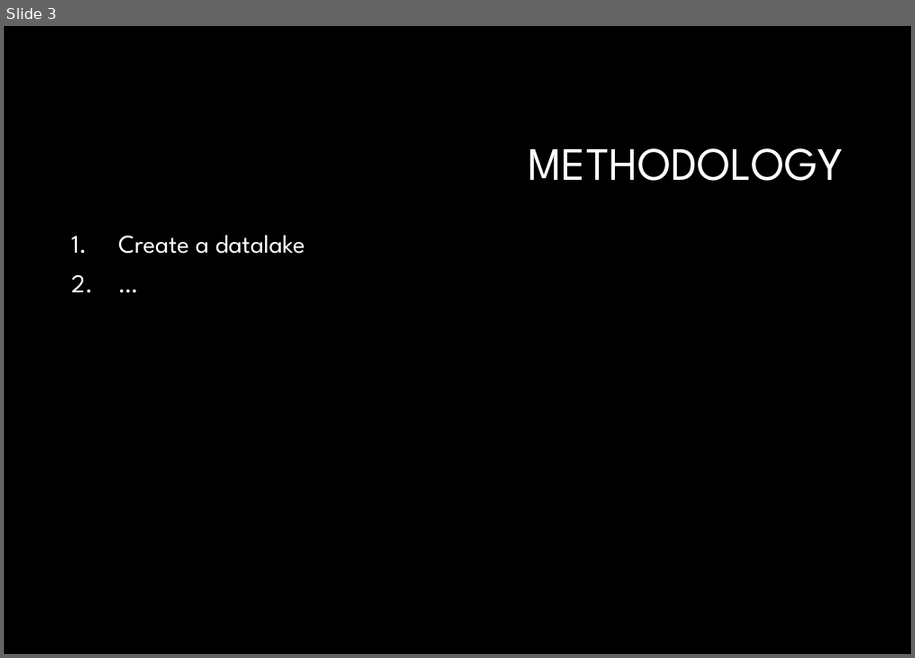
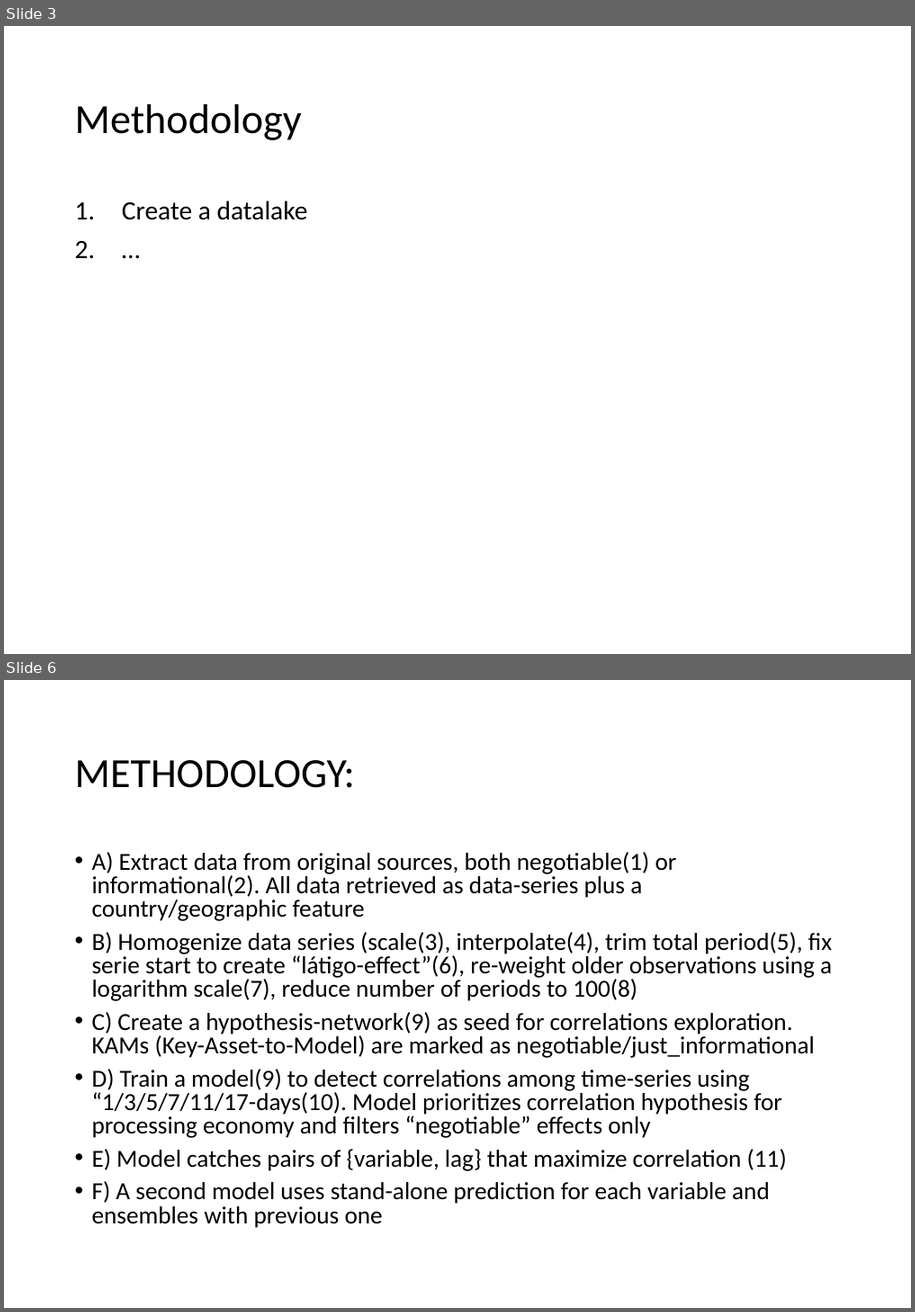
Before and after one commit to databellum-ai/climatrade, a slide deck: docs/climatrade.pptx. Shown one above the other, each under a label of ours: slide 3 before the commit, slides 3 and 6 after it; the slides between them are not shown. The pictures are 915x658 and 915x1312 pixels, drawn with LibreOffice and Linux fonts; fonts in the diff are those of the drawing; background and template pictures are left out. Boxes give left, top, right and bottom in pixels: in the first picture for what was removed or moved away, otherwise in the second. Text is boxed around its words. In the diff, an @@ line names an element or a change of style, - is before the commit and + after.

```diff
--- a/docs/climatrade.pptx
+++ b/docs/climatrade.pptx
@@ slide 6 added at <box>4,680,911,1308</box>, background #FFFFFF @@
@@ title added at <box>75,760,355,788</box>, 35.8 pt, text #000000 @@
+METHODOLOGY:
@@ text added at <box>92,852,832,1228</box>, 21 pt, text #000000 @@
+• A) Extract data from original sources, both negotiable(1) or informational(2). All data retrieved as data-series plus a country/geographic feature
+• B) Homogenize data series (scale(3), interpolate(4), trim total period(5), fix serie start to create “látigo-effect”(6), re-weight older observations using a logarithm scale(7), reduce number of periods to 100(8)
+• C) Create a hypothesis-network(9) as seed for correlations exploration. KAMs (Key-Asset-to-Model) are marked as negotiable/just_informational
+• D) Train a model(9) to detect correlations among time-series using “1/3/5/7/11/17-days(10). Model prioritizes correlation hypothesis for processing economy and filters “negotiable” effects only
+• E) Model catches pairs of {variable, lag} that maximize correlation (11)
+• F) A second model uses stand-alone prediction for each variable and ensembles with previous one
@@ slide 3 changed as well @@
@@ background #000000 to #FFFFFF @@
@@ title at <box>75,104,302,140</box>: text changed; size 40 to 35.8 pt; font League Spartan to Calibri; text colour #FFFFFF to #000000 @@
-METHODOLOGY
+Methodology
@@ text "Create a datalake": place and size @@
-text "Create a datalake" at <box>118,235,306,254</box>
+text "Create a datalake" at <box>122,201,308,220</box>
@@ text "Create a datalake" at <box>122,201,308,220</box>: size 22 to 22.8 pt, font League Spartan to Calibri, text colour #FFFFFF to #000000; less space between paragraphs @@
```
Also in this commit, not shown: 2 other slides changed, 6 other slides added, 2 other files.
